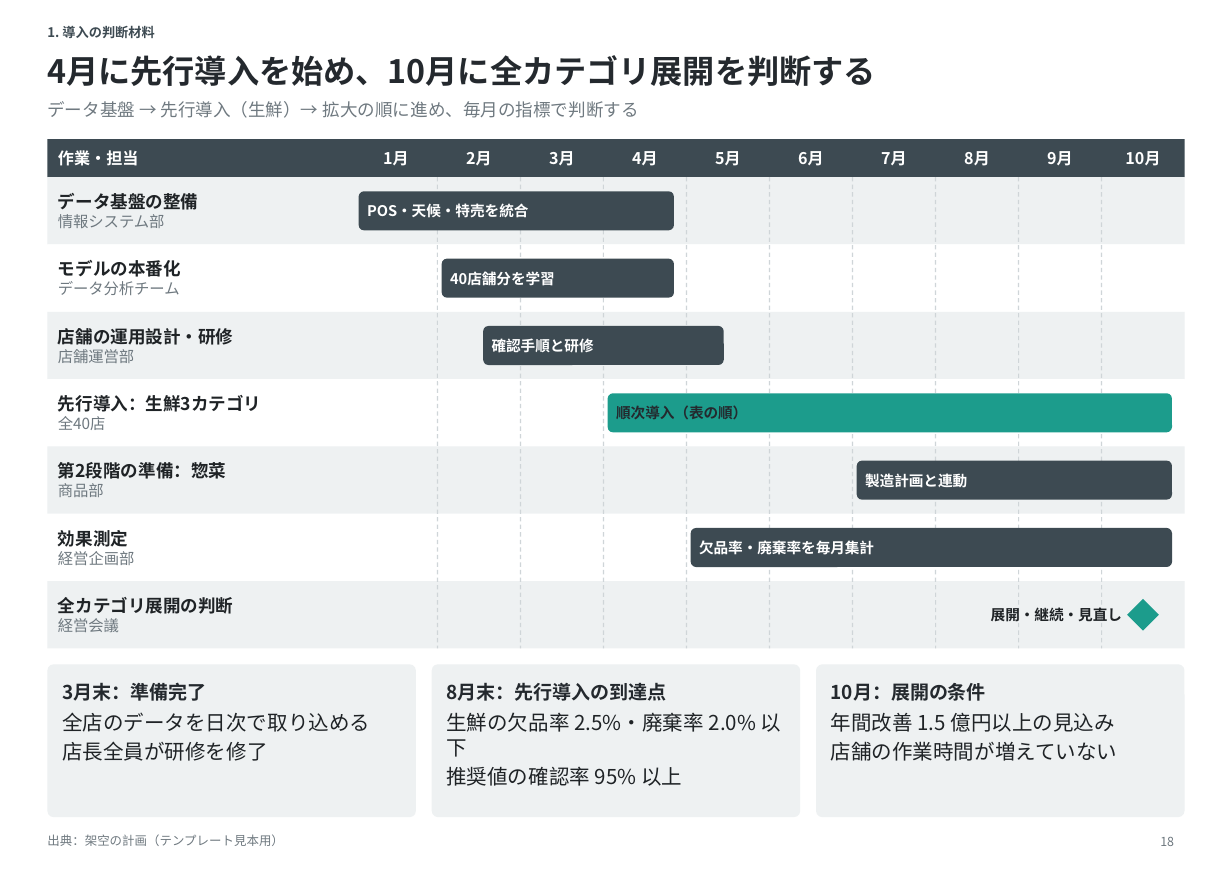
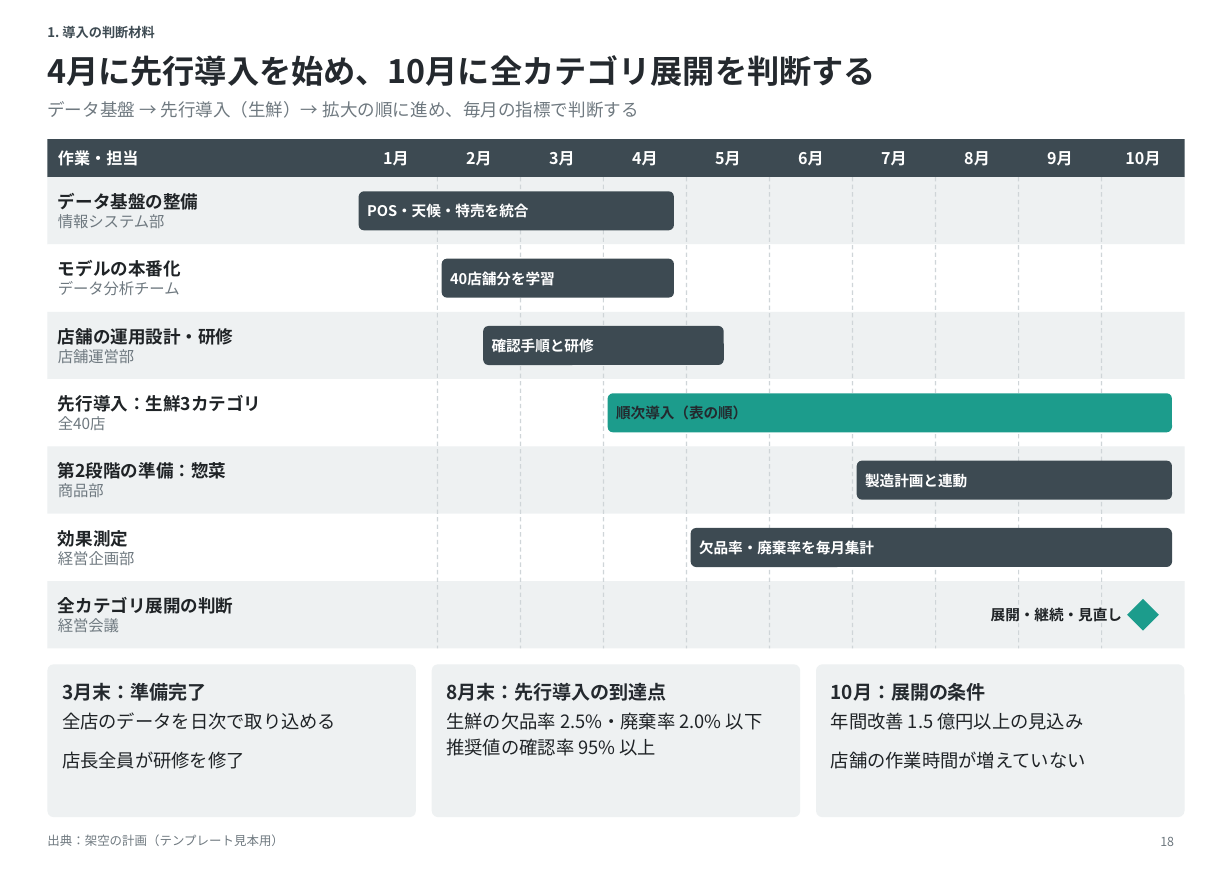
Before and after one commit to sibyl2501/claude_pptx_making, a slide deck: slide 18 of dist/catalog.pptx. Drawn at 1232x872 pixels with LibreOffice and Linux fonts; fonts in the diff are those of the drawing. Boxes give left, top, right and bottom in pixels: in the first picture for what was removed or moved away, otherwise in the second. Text is boxed around its words. In the diff, an @@ line names an element or a change of style, - is before the commit and + after.

```diff
--- a/dist/catalog.pptx
+++ b/dist/catalog.pptx
@@ text "全店のデータを日次で取り込める" at (62,712,336,769): size 14 to 12.5 pt; indent changed; more space between paragraphs @@
@@ text "生鮮の欠品率 2.5%・廃棄率 2.0% 以下" at (446,712,763,756): size 14 to 12.5 pt; indent changed @@
@@ text "年間改善 1.5 億円以上の見込み" at (831,712,1086,769): size 14 to 12.5 pt; indent changed; more space between paragraphs @@
```
Also in this commit, not shown: 20 other slides changed, 25 other files.
